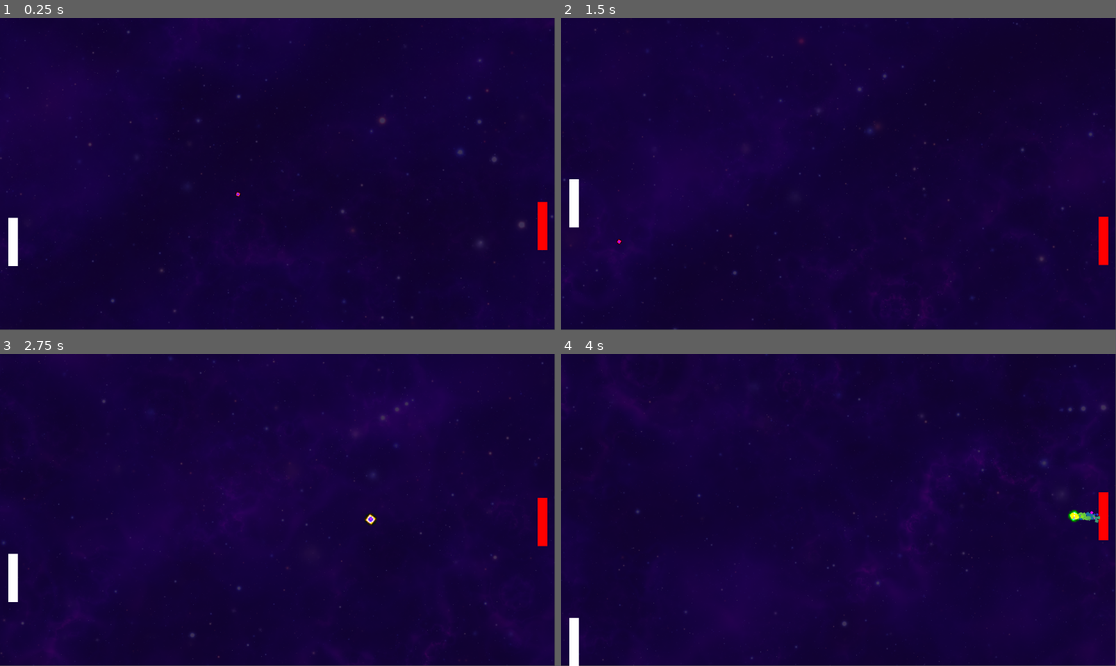
Above: before the commit, frames 1-4 (two rows, left to right).
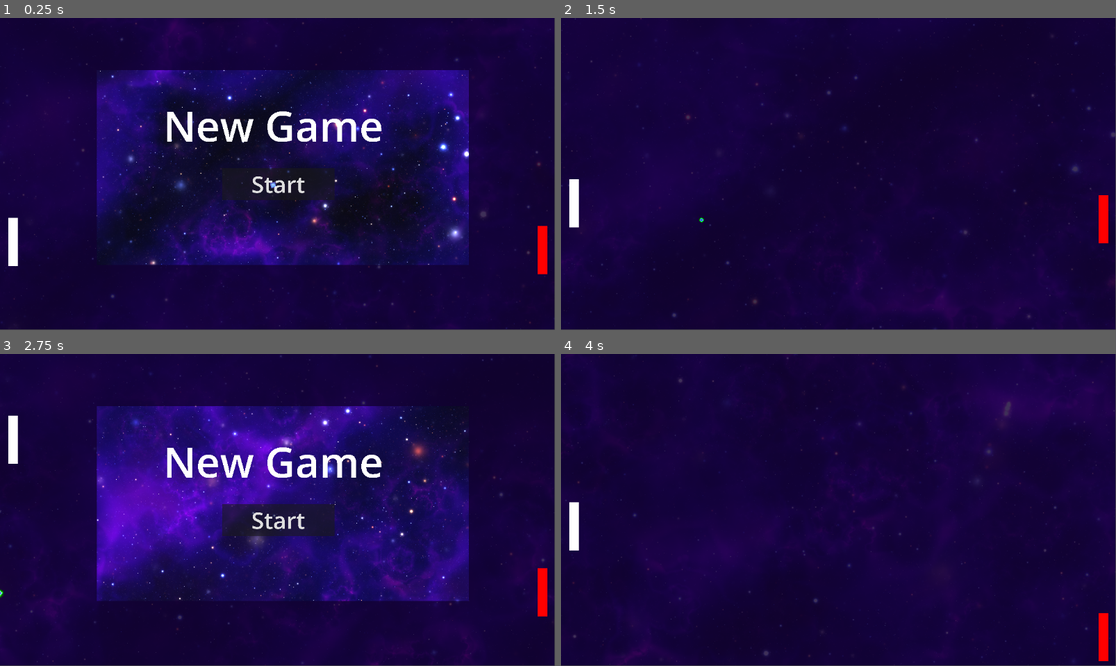
Above: after the commit, the same moments.

Repository: mpitog/pong
Game: Godot game, scene res://main.tscn
The game is run twice, just before and just after one commit, with the same random seed, the same clock (stepped at 60 frames per second) and the same inputs. The engine's default icon, where the game draws it, is replaced by a stand-in: a white triangle on a blue panel in a dark square.
Inputs (mouse positions are in pixels of both pictures, inside the frame that each line leads up to):
- Up to frame 1 (0.25 s): no input
- Up to frame 2 (1.5 s): click (838, 183) at 0.5 s, where only the run after the commit has a clickable "Start"; hold Up (ui_up) from 1.28 s (still down)
- Up to frame 3 (2.75 s): release Up (ui_up) at 2 s; click (277, 519) at 2 s, where only the run before the commit has a clickable "Play again"
- Up to frame 4 (4 s): click (838, 519) at 2.75 s, where only the run after the commit has a clickable "Start"; hold Down (ui_down) from 3.53 s (still down)

The runs differ from the first frame. In frame 1, 22% of the frame differs, in the area x 0-100%, y 0-100%; in frame 2, 0.8%; in frame 3, 33%; in frame 4, 3.6%.

Commit message:
add start game panel

Diff:
--- a/main.gd
+++ b/main.gd
@@ -3,14 +3,19 @@
 @onready var ball: Ball = $Ball
 @onready var portal: Node2D = $Portal
 var is_portal_visible = false
-
 @onready var portal_a: Area2D = $Portal/PortalA
 @onready var portal_b: Area2D = $Portal/PortalB
+@onready var game_over_ctr_node: Control = $Game_over
+@onready var game_over_2: Label = $Game_over/game_over2
 
 @onready var color_rect: ColorRect = $Control/ColorRect
+
 # Called when the node enters the scene tree for the first time.
 func _ready() -> void:
-	pass
+	get_tree().paused=true
+	game_over_2.text = "New Game"
+	game_over_ctr_node.visible = true
+	get_node('Game_over/play_again').visible = false
 
 # Called every frame. 'delta' is the elapsed time since the previous frame.
 func _process(delta: float) -> void:
@@ -66,3 +71,8 @@
 #restart game
 func _on_play_again_pressed() -> void:
 	get_tree().reload_current_scene()
+
+
+func _on_start_game_pressed() -> void:
+	get_tree().paused = false
+	game_over_ctr_node.visible = false
--- a/main.tscn
+++ b/main.tscn
@@ -269,10 +269,21 @@
 theme_override_font_sizes/font_size = 500
 text = "Play again"
 
+[node name="start_game" type="Button" parent="Game_over"]
+process_mode = 2
+layout_mode = 0
+offset_left = 461.0
+offset_top = 312.0
+offset_right = 2919.0
+offset_bottom = 1002.0
+scale = Vector2(0.095, 0.095)
+theme_override_font_sizes/font_size = 500
+text = "Start"
+
 [connection signal="body_entered" from="Ball" to="." method="_on_ball_body_entered_sides"]
+[connection signal="body_entered" from="Ball" to="Ball" method="_on_body_entered_enemy"]
+[connection signal="body_entered" from="Ball" to="Ball" method="_on_body_entered_sides"]
 [connection signal="body_entered" from="Ball" to="Ball" method="_on_body_entered"]
-[connection signal="body_entered" from="Ball" to="Ball" method="_on_body_entered_sides"]
-[connection signal="body_entered" from="Ball" to="Ball" method="_on_body_entered_enemy"]
 [connection signal="body_entered" from="Ball" to="Ball" method="_on_body_entered_player"]
 [connection signal="area_entered" from="Portal/PortalA" to="." method="_on_portal_a_area_entered"]
 [connection signal="area_exited" from="Portal/PortalA" to="." method="_on_portal_a_area_exited"]
@@ -280,5 +291,6 @@
 [connection signal="area_exited" from="Portal/PortalB" to="." method="_on_portal_b_area_exited"]
 [connection signal="timeout" from="Timer" to="." method="_on_timer_timeout"]
 [connection signal="pressed" from="Game_over/play_again" to="." method="_on_play_again_pressed"]
+[connection signal="pressed" from="Game_over/start_game" to="." method="_on_start_game_pressed"]
 
 [editable path="Portal"]
Not shown, removed: README.md
